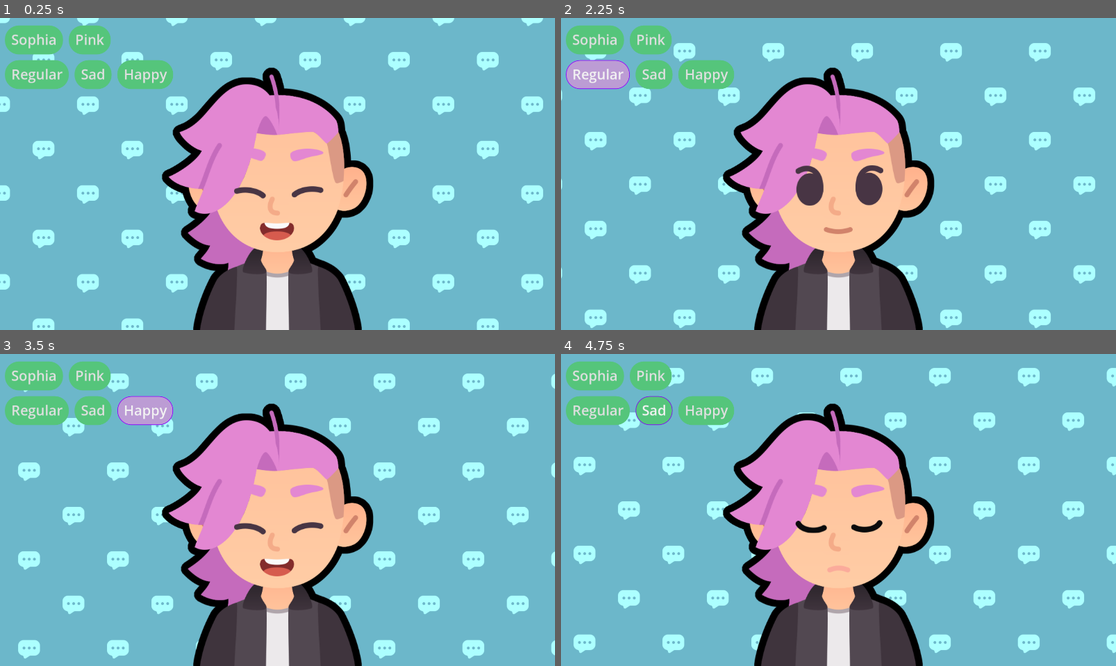
Above: before the commit, frames 1-4 (two rows, left to right).
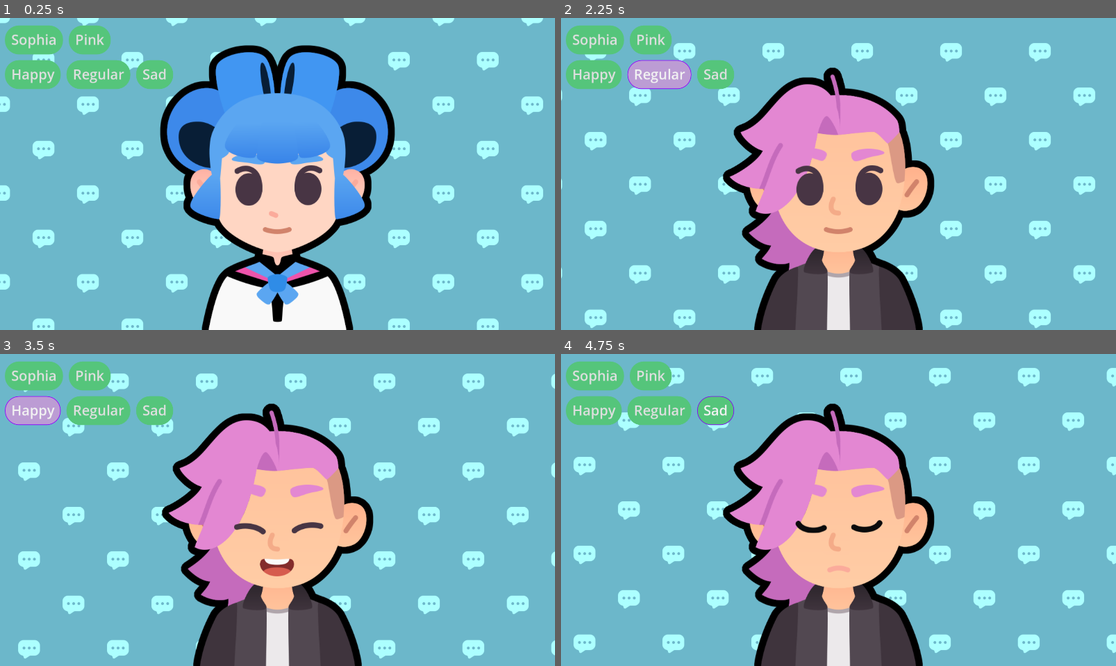
Above: after the commit, the same moments.

Repository: eddiespaget/M7-Telling-a-Story
Game: Godot game, scene res://lessons/expressions.tscn
The game is run twice, just before and just after one commit, with the same random seed, the same clock (stepped at 60 frames per second) and the same inputs. The project has no main scene, so this scene is started directly.
Inputs (mouse positions are in pixels of both pictures, inside the frame that each line leads up to):
- Up to frame 1 (0.25 s): no input
- Up to frame 2 (2.25 s): click "Sophia" at 0.5 s; click "Pink" at 1.25 s; click "Regular" at 2 s
- Up to frame 3 (3.5 s): click "Happy" at 2.75 s
- Up to frame 4 (4.75 s): click "Sad" at 3.5 s; tap Enter at 4.25 s; move the mouse to (960, 494) at 4.27 s; hold D (move_right) from 4.28 s (still down); tap Z at 4.35 s; click (960, 494) at 4.42 s; tap Space at 4.52 s

The runs differ from the first frame. In frame 1, 29% of the frame differs, in the area x 2-72%, y 8-100%; in frame 2, 2.2%; in frame 3, 2.2%; in frame 4, 1.2%.

Commit message:
M7L9 complete

Diff:
--- a/M07.telling_a_story_workbook/lessons/expressions.gd
+++ b/M07.telling_a_story_workbook/lessons/expressions.gd
@@ -1,11 +1,4 @@
 extends Control
-@onready var body: TextureRect = %Body
-@onready var expression: TextureRect = %Expression
-@onready var button_sophia: Button = %ButtonSophia
-@onready var button_pink: Button = %ButtonPink
-@onready var button_regular: Button = %ButtonRegular
-@onready var button_sad: Button = %ButtonSad
-@onready var button_happy: Button = %ButtonHappy
 
 var bodies := {
 	"sophia": preload("res://assets/sophia.png"),
@@ -13,27 +6,44 @@
 }
 
 var expressions := {
-"happy": preload("res://assets/emotion_happy.png"),
-"regular": preload("res://assets/emotion_regular.png"),
-"sad": preload("res://assets/emotion_sad.png"),
+	"happy": preload("res://assets/emotion_happy.png"),
+	"regular": preload("res://assets/emotion_regular.png"),
+	"sad": preload("res://assets/emotion_sad.png"),
 }
 
+@onready var body: TextureRect = %Body
+@onready var expression: TextureRect = %Expression
+@onready var row_bodies: HBoxContainer = %RowBodies
+@onready var row_expressions: HBoxContainer = %RowExpressions
+
 func _ready() -> void:
-	body.texture = bodies["pink"]
-	expression.texture = expressions["happy"]
+	create_buttons()
 
-	button_sophia.pressed.connect(func() -> void:
-		body.texture = bodies["sophia"]
+
+func create_button_pink() -> void:
+	var button := Button.new()
+	row_bodies.add_child(button)
+
+	var key := "pink"
+	button.text = key.capitalize()
+	button.pressed.connect(func() -> void:
+		body.texture = bodies[key]
 	)
-	button_pink.pressed.connect(func() -> void:
-		body.texture = bodies["pink"]
-	)
-	button_regular.pressed.connect(func() -> void:
-		expression.texture = expressions["regular"]
-	)
-	button_sad.pressed.connect(func() -> void:
-		expression.texture = expressions["sad"]
-	)
-	button_happy.pressed.connect(func() -> void:
-		expression.texture = expressions["happy"]
-	)
+
+
+func create_buttons() -> void:
+	for current_body: String in bodies:
+		var button := Button.new()
+		row_bodies.add_child(button)
+		button.text = current_body.capitalize()
+		button.pressed.connect(func() -> void:
+			body.texture = bodies[current_body]
+		)
+
+	for current_expression: String in expressions:
+		var button := Button.new()
+		row_expressions.add_child(button)
+		button.text = current_expression.capitalize()
+		button.pressed.connect(func() -> void:
+			expression.texture = expressions[current_expression]
+		)
--- a/M07.telling_a_story_workbook/lessons/expressions.tscn
+++ b/M07.telling_a_story_workbook/lessons/expressions.tscn
@@ -65,33 +65,10 @@
 offset_bottom = 230.0
 metadata/_edit_group_ = true
 
-[node name="HBoxContainer" type="HBoxContainer" parent="VBoxContainer"]
+[node name="RowBodies" type="HBoxContainer" parent="VBoxContainer"]
+unique_name_in_owner = true
 layout_mode = 2
 
-[node name="ButtonSophia" type="Button" parent="VBoxContainer/HBoxContainer"]
+[node name="RowExpressions" type="HBoxContainer" parent="VBoxContainer"]
 unique_name_in_owner = true
 layout_mode = 2
-text = "Sophia"
-
-[node name="ButtonPink" type="Button" parent="VBoxContainer/HBoxContainer"]
-unique_name_in_owner = true
-layout_mode = 2
-text = "Pink"
-
-[node name="HBoxContainer2" type="HBoxContainer" parent="VBoxContainer"]
-layout_mode = 2
-
-[node name="ButtonRegular" type="Button" parent="VBoxContainer/HBoxContainer2"]
-unique_name_in_owner = true
-layout_mode = 2
-text = "Regular"
-
-[node name="ButtonSad" type="Button" parent="VBoxContainer/HBoxContainer2"]
-unique_name_in_owner = true
-layout_mode = 2
-text = "Sad"
-
-[node name="ButtonHappy" type="Button" parent="VBoxContainer/HBoxContainer2"]
-unique_name_in_owner = true
-layout_mode = 2
-text = "Happy"
